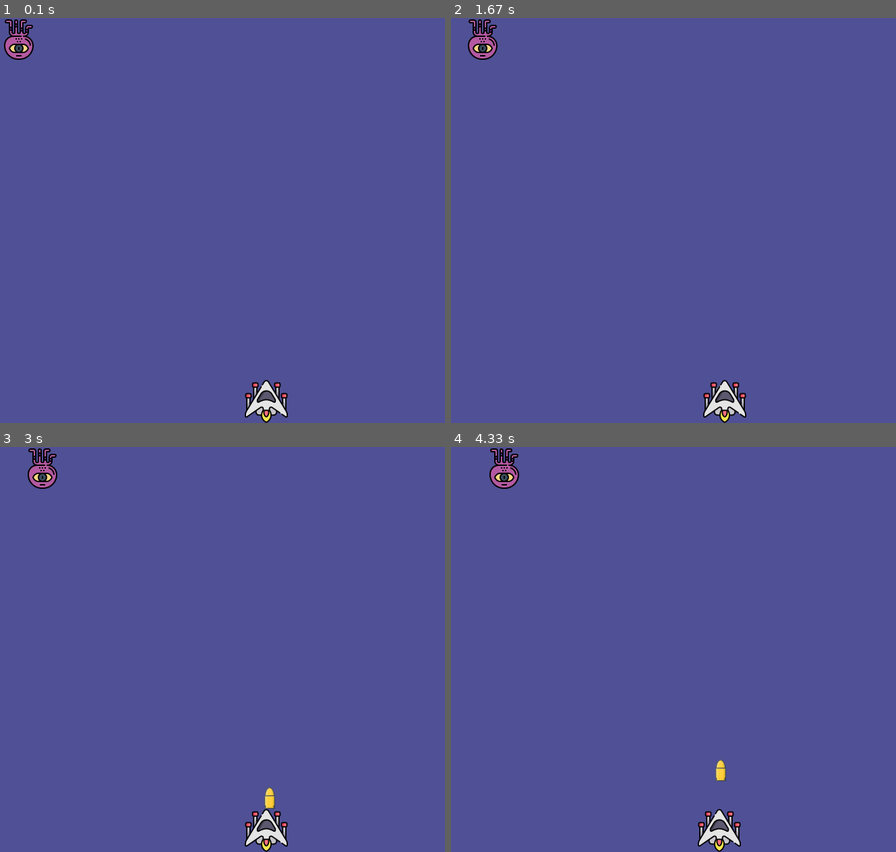
Above: before the commit, frames 1-4 (two rows, left to right).
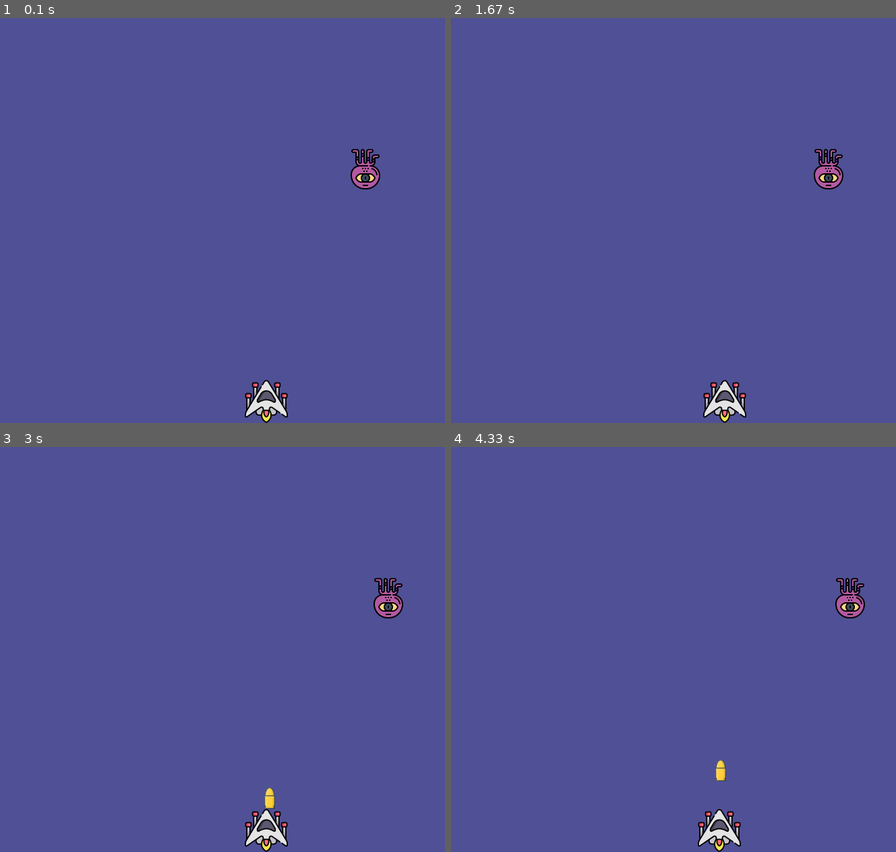
Above: after the commit, the same moments.

Repository: kgk1001/pygame_Space_Invaders
Game: pygame game, started from main.py
Two runs of this game, one before a commit and one after it. Both use one fixed random seed, a clock stepped at 60 frames per second and the inputs below.
Inputs:
- Up to frame 1 (0.1 s): no input
- Up to frame 2 (1.67 s): hold Right 0.33-0.8 s; hold Up 0.83-1.13 s; hold Right 1.17-1.63 s
- Up to frame 3 (3 s): hold Left 1.67-2.2 s; hold Left 2.23-2.63 s; hold Up from 2.67 s (still down)
- Up to frame 4 (4.33 s): release Up at 3.03 s; hold Right 3.07-3.7 s; hold Left 3.73-4.2 s; hold Right from 4.23 s (still down)

The runs differ from the first frame. In frame 1, 1.0% of the frame differs, in the area x 0-86%, y 0-43%; in frame 2, 1.0%; in frame 3, 1.0%; in frame 4, 1.0%.

Commit message:
hits and score fixed, respawn randomized

Diff:
--- a/main.py
+++ b/main.py
@@ -1,7 +1,10 @@
+import math
+import random
 import pygame
 
 # initialize pygame
 pygame.init()
+running = True
 
 # create the screen
 screen = pygame.display.set_mode((800, 600))
@@ -18,9 +21,10 @@
 plyChg = 0
 
 # enemy
+
 enIm = pygame.image.load("alien.png")
-enX = 0
-enY = 0
+enX = random.randint(2,790)
+enY = random.randint(2,250)
 enChgX = 0.2
 enChgY = 0.25
 
@@ -31,14 +35,21 @@
 bulChgX = 0.2
 bulChgY = 0.511
 bulState = "ready"
+hits = 0
 score = 0
-
 
 def player(x, y):
     screen.blit(plyIm, (x, y))
 
 
-def enemy(x, y):
+def enemy(x, y, s):
+    global hits
+    global enX
+    global enY
+    if hits == 5:
+        enX = random.randint(2, 700)
+        enY = random.randint(2, 250)
+        hits = 0
     screen.blit(enIm, (x, y))
 
 
@@ -49,7 +60,7 @@
 
 
 # game loop
-running = True
+
 while running:
     screen.fill((80, 80, 150))
 
@@ -87,30 +98,27 @@
 
     enX += enChgX
     if enX < 0:
-        enChgX = 0.2
+        enChgX = 0.15
         enY += 32
     elif enX > 736:
-        enChgX = -0.2
+        enChgX = -0.15
         enY += 32
     # bullet movement
     if bulState == "fire":
         bullet(bulX, bulY)
         bulY -= bulChgY
-        if (enY <= bulY <= enY + 60 and enX - 22 <= bulX <= enX + 22):
+        dis = (math.sqrt(math.pow((enX - bulX), 2) + math.pow((enY - bulY), 2)))
+        if dis < 20:
             bulState = "ready"
             bulY = 580
+            hits += 1
             score += 1
-            print(score)
+            print(hits)
 
-        elif bulY <= 0:
+        elif bulY <= 1:
             bulState = "ready"
             bulY = 580
 
     player(plyX, plyY)
-    # respawn enemy
-    if score == 5:
-        enX = 0
-        enY = 0
-        score = 0
-    enemy(enX, enY)
+    enemy(enX, enY, hits)
     pygame.display.update()
